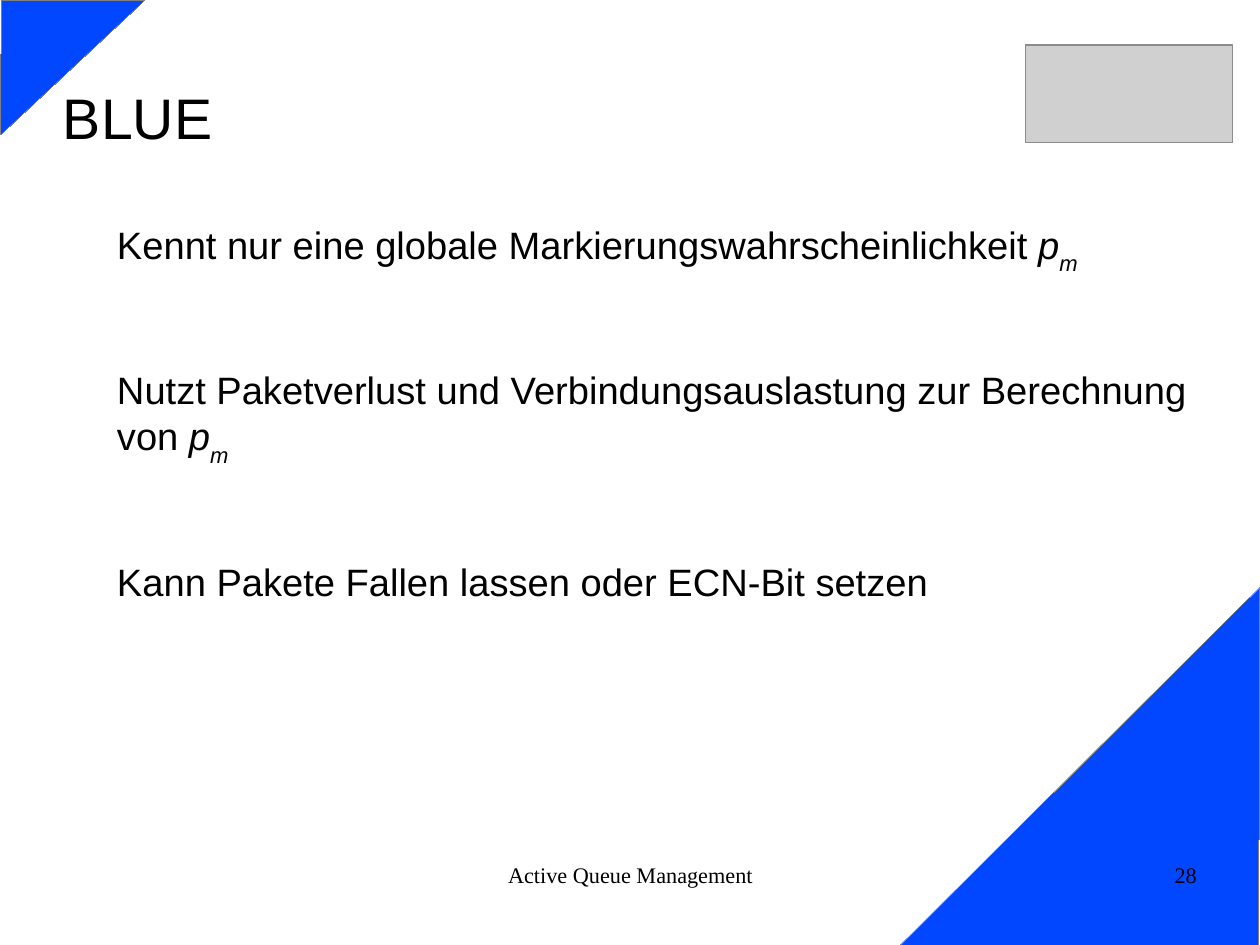
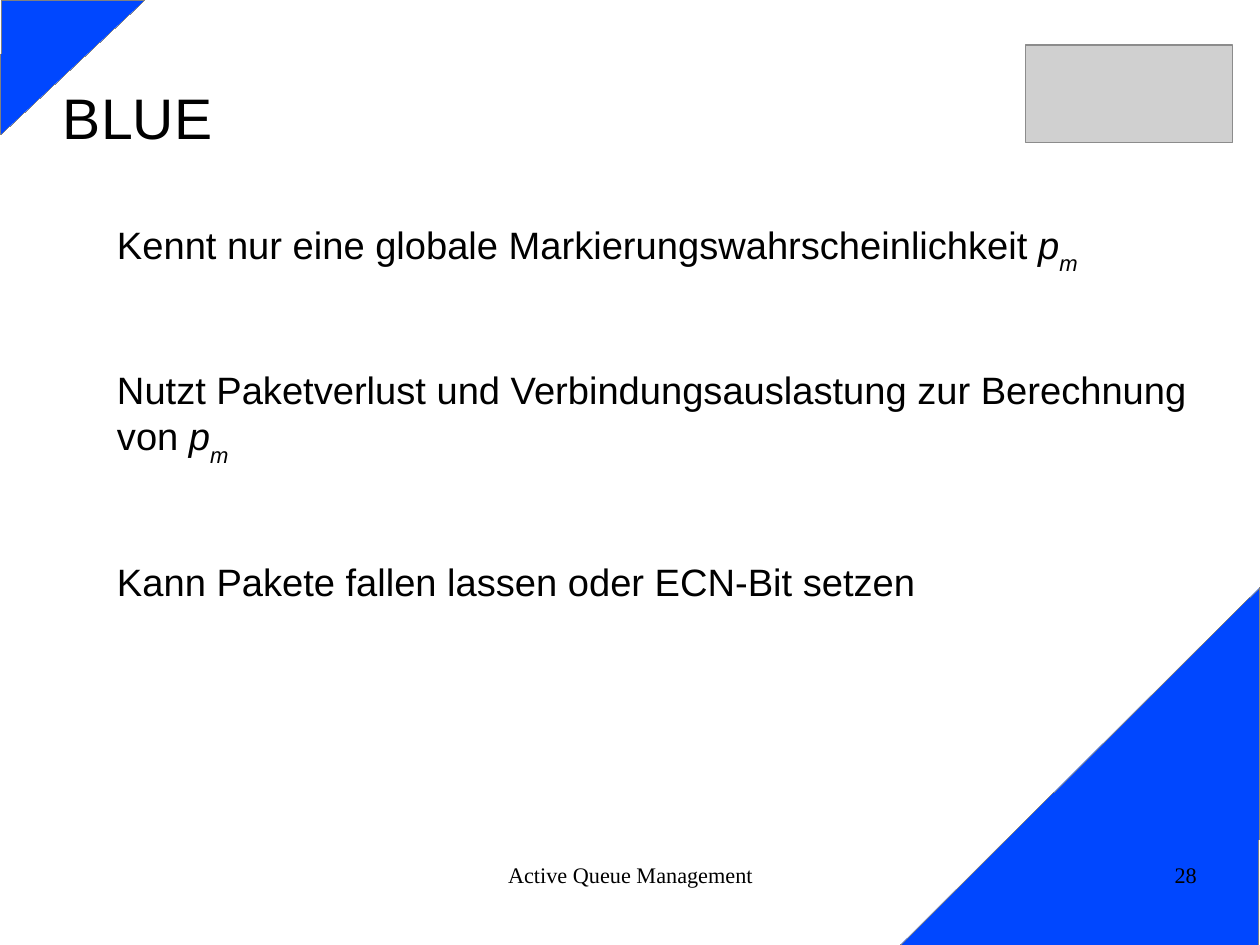
Before and after one commit to mullahaljaid/seminar_ss_14, a slide deck: slide 28 of Vortrag/AQM_Teil2.odp. Drawn at 1260x945 pixels with LibreOffice and Linux fonts; fonts in the diff are those of the drawing; grey boxes stand for pictures. Boxes give left, top, right and bottom in pixels: in the first picture for what was removed or moved away, otherwise in the second. Text is boxed around its words. In the diff, an @@ line names an element or a change of style, - is before the commit and + after.

```diff
--- a/Vortrag/AQM_Teil2.odp
+++ b/Vortrag/AQM_Teil2.odp
@@ text at (117, 568, 915, 597): text changed @@
-Kann Pakete Fallen lassen oder ECN-Bit setzen
+Kann Pakete fallen lassen oder ECN-Bit setzen
```
Also in this commit, not shown: 5 other slides changed, 11 other files.
